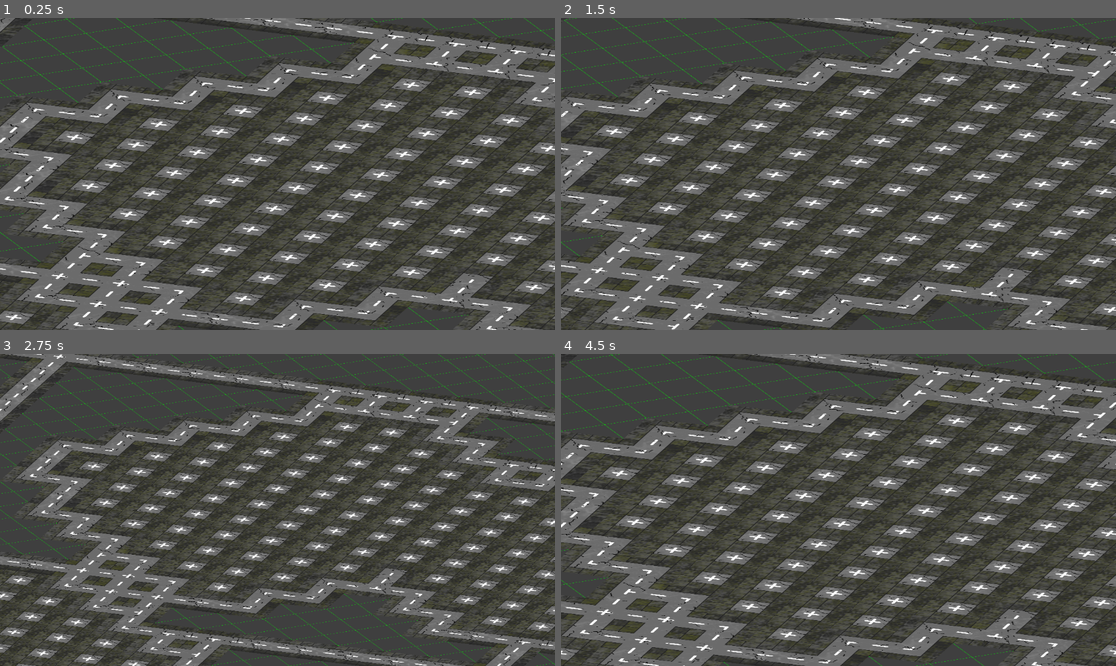
Above: before the commit, frames 1-4 (two rows, left to right).
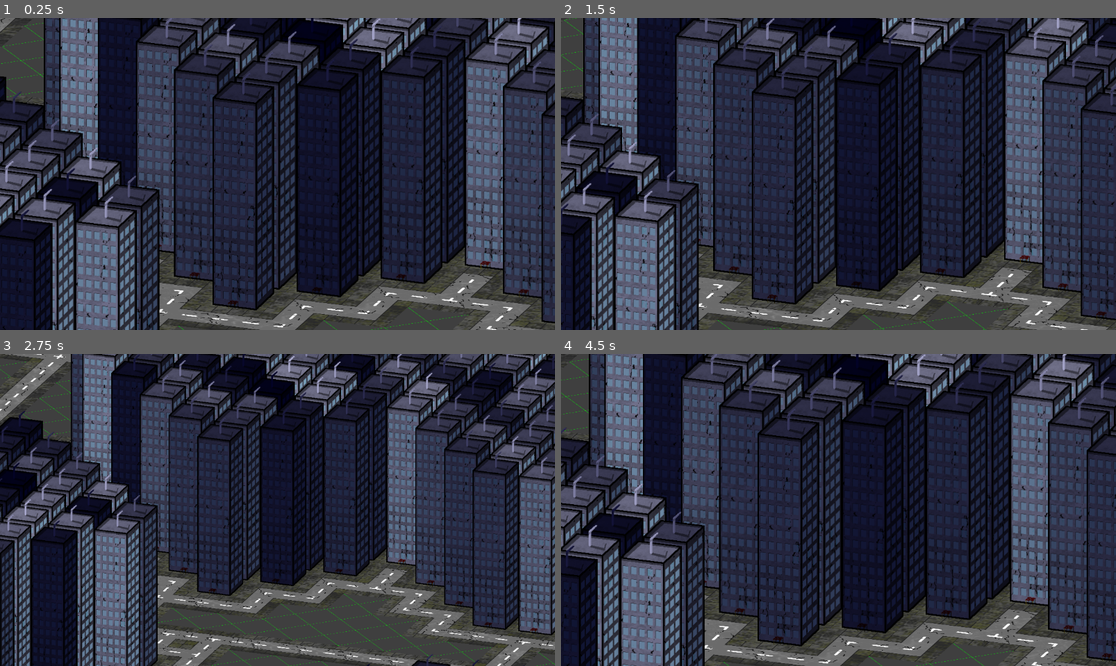
Above: after the commit, the same moments.

Repository: JudiTeller/smog-of-war
Game: Godot game, scene res://Scenes/main.tscn
Two runs of this game, one before a commit and one after it. Both use one fixed random seed, a clock stepped at 60 frames per second and the inputs below.
Inputs (mouse positions are in pixels of both pictures, inside the frame that each line leads up to):
- Up to frame 1 (0.25 s): no input
- Up to frame 2 (1.5 s): tap Enter at 0.5 s; move the mouse to (960, 158) at 0.52 s; hold Right (ui_right) 0.53-1.28 s; tap Mouse wheel down (wheel_down) at 0.6 s; click (960, 158) at 0.67 s; move the mouse to (727, 189) at 1.27 s; hold Down (ui_down) from 1.28 s (still down); tap Mouse wheel up (wheel_up) at 1.35 s
- Up to frame 3 (2.75 s): move the mouse to (333, 441) at 2.02 s; release Down (ui_down) at 2.03 s; hold Right (ui_right) from 2.03 s (still down); tap Mouse wheel down (wheel_down) at 2.1 s
- Up to frame 4 (4.5 s): move the mouse to (810, 572) at 2.77 s; release Right (ui_right) at 2.78 s; hold Up (ui_up) 2.78-3.53 s; tap Mouse wheel up (wheel_up) at 2.85, 4.35 s; click (810, 572) at 2.92 s; move the mouse to (1005, 556) at 3.52 s; hold Left (ui_left) from 3.53 s (still down); tap Mouse wheel down (wheel_down) at 3.6 s; move the mouse to (672, 463) at 4.27 s

The runs differ from the first frame. In frame 1, 77% of the frame differs, in the area x 0-100%, y 0-100%; in frame 2, 76%; in frame 3, 70%; in frame 4, 77%.
Error before the commit: Invalid assignment of property or key 'modulate' with value of type 'Color' on a base object of type 'null instance'. (res://core/World/WorldGen.gd:224)

Commit message:
merged systems to own scene

Diff:
--- /dev/null
+++ b/Scenes/Systems.tscn
@@ -0,0 +1,18 @@
+[gd_scene load_steps=4 format=3 uid="uid://b3tsb50bcrox8"]
+
+[ext_resource type="Script" path="res://core/Input/ClickManager.gd" id="1_xf32u"]
+[ext_resource type="Script" path="res://core/Building/BuildingManager.gd" id="2_mq55y"]
+[ext_resource type="Script" path="res://core/RessourceManager.gd" id="3_7vbec"]
+
+[node name="Systems" type="Node2D"]
+
+[node name="ClickManager" type="Node2D" parent="."]
+script = ExtResource("1_xf32u")
+
+[node name="HoverSprite" type="Sprite2D" parent="ClickManager"]
+
+[node name="BuildingManager" type="Node2D" parent="."]
+script = ExtResource("2_mq55y")
+
+[node name="RessourceManager" type="Node2D" parent="."]
+script = ExtResource("3_7vbec")
--- a/Scenes/main.tscn
+++ b/Scenes/main.tscn
@@ -1,10 +1,11 @@
-[gd_scene load_steps=9 format=3 uid="uid://m1gx7n0t4sbp"]
+[gd_scene load_steps=10 format=3 uid="uid://m1gx7n0t4sbp"]
 
 [ext_resource type="Script" path="res://Camera2D.gd" id="1_biuqo"]
 [ext_resource type="Script" path="res://core/World/WorldGen.gd" id="2_d10tl"]
-[ext_resource type="PackedScene" uid="uid://414v0j42mo1k" path="res://entities/buildings/building_01.tscn" id="3_7hely"]
+[ext_resource type="PackedScene" uid="uid://7gqpcq0wie5s" path="res://entities/buildings/city_building_01.tscn" id="3_3261g"]
 [ext_resource type="Texture2D" uid="uid://dnvn4hf8tpngf" path="res://assets/street/street_atlas.png" id="4_oga7d"]
 [ext_resource type="Texture2D" uid="uid://dyox8tk1o8h4c" path="res://assets/street/placeholder.png" id="5_1elpr"]
+[ext_resource type="PackedScene" uid="uid://b3tsb50bcrox8" path="res://Scenes/Systems.tscn" id="6_ufiuq"]
 
 [sub_resource type="TileSetAtlasSource" id="TileSetAtlasSource_t74nj"]
 resource_name = "streets"
@@ -114,7 +115,7 @@
 unique_name_in_owner = true
 script = ExtResource("2_d10tl")
 WORLD_SIZE = 75
-BUILDINGS = Array[PackedScene]([ExtResource("3_7hely")])
+BUILDINGS = Array[PackedScene]([ExtResource("3_3261g")])
 GAIN = 0.3
 DILATE_AMOUNT = 4
 CONNECTION_ROADS_SAMPLE_RATE = 15
@@ -143,3 +144,5 @@
 
 [node name="Noise" type="Sprite2D" parent="World"]
 scale = Vector2(5, 5)
+
+[node name="Systems" parent="." instance=ExtResource("6_ufiuq")]
